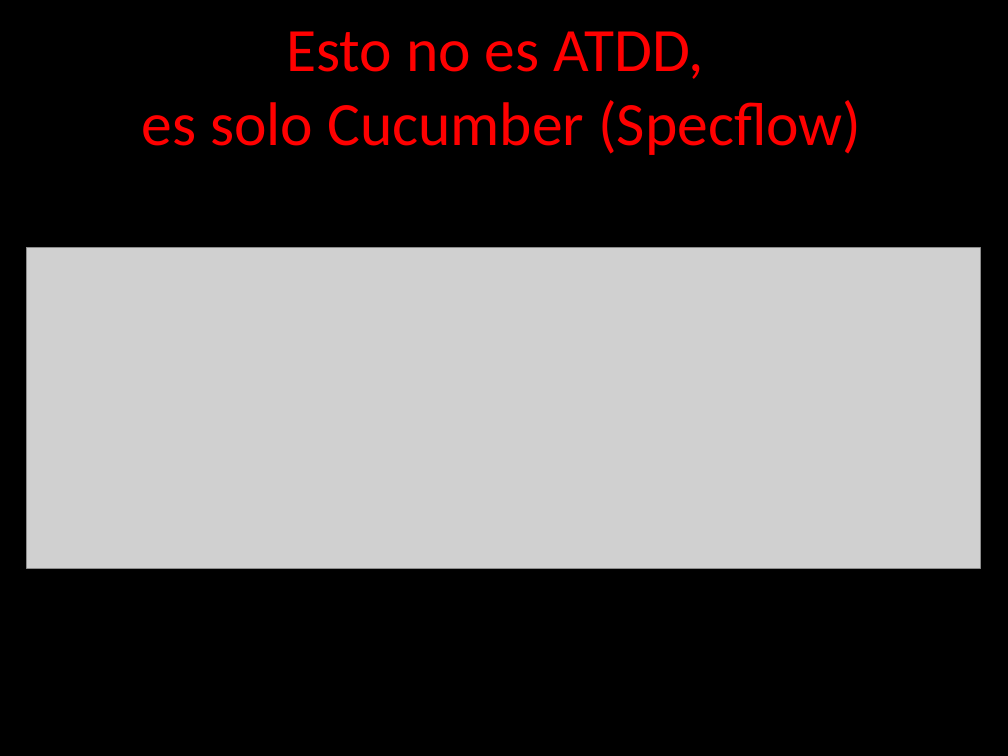
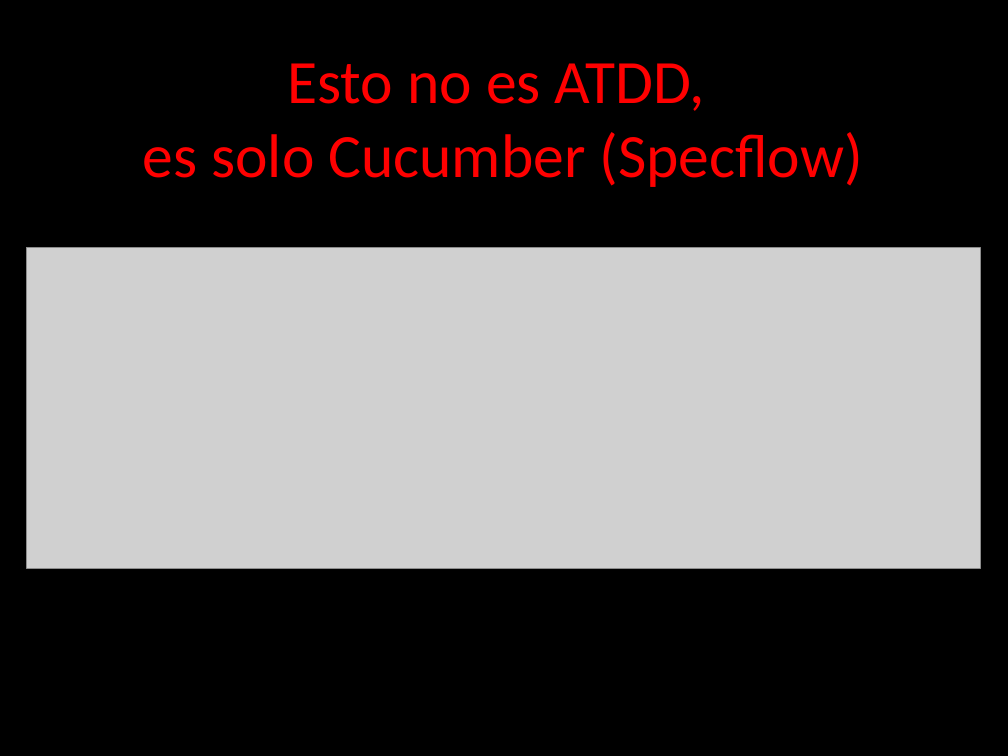
Before and after one commit to angelnunezsalazar/Test-Driven-Development, a slide deck: slide 40 of Diapositivas/Test Driven Development.pptx (slide 39 before the commit). Drawn at 1008x756 pixels with LibreOffice and Linux fonts; fonts in the diff are those of the drawing; grey boxes stand for pictures; background and template pictures are left out. Boxes give left, top, right and bottom in pixels: in the first picture for what was removed or moved away, otherwise in the second. Text is boxed around its words. In the diff, an @@ line names an element or a change of style, - is before the commit and + after.

```diff
--- a/Diapositivas/Test Driven Development.pptx
+++ b/Diapositivas/Test Driven Development.pptx
@@ title "Esto no es ATDD, es ...": place and size @@
-title "Esto no es ATDD, es ..." at <box>142,31,861,155</box>
+title "Esto no es ATDD, es ..." at <box>143,63,862,187</box>
```
Also in this commit, not shown: 6 other slides changed, 4 slides added, 3 slides removed, 50 other files.
